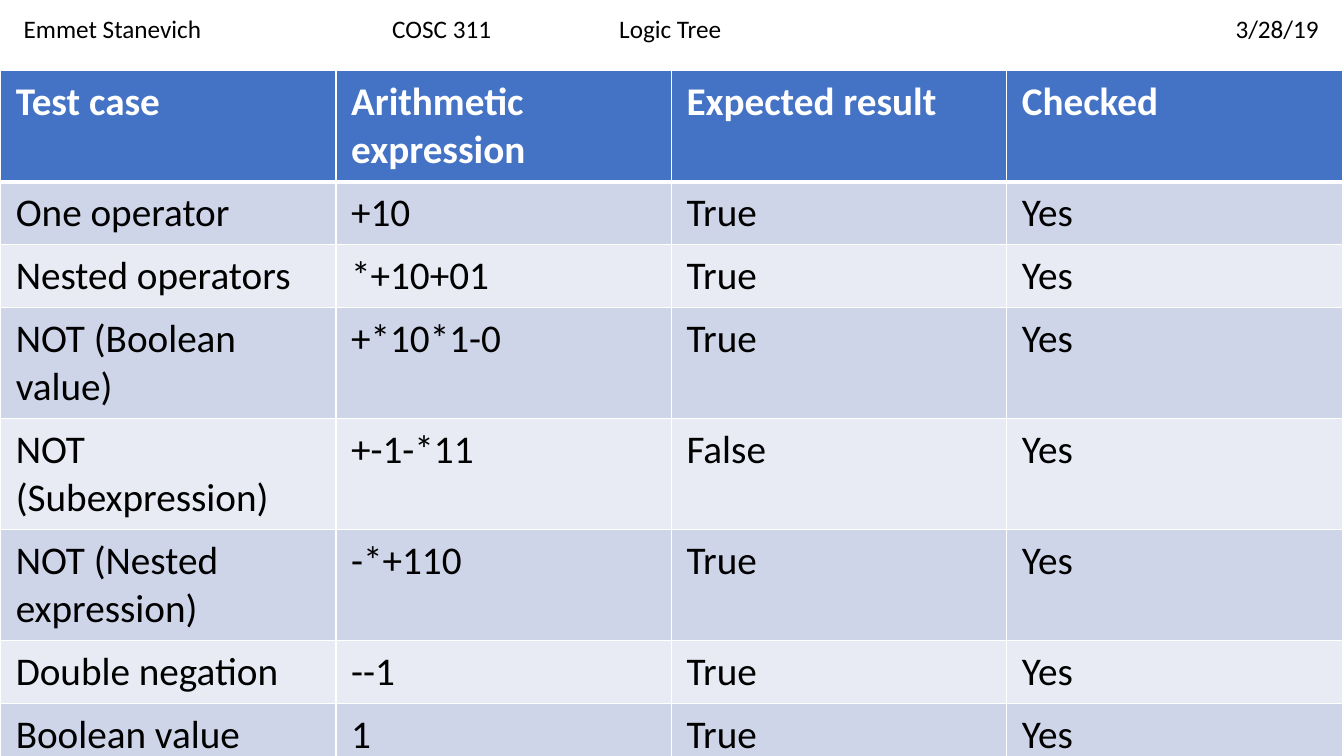
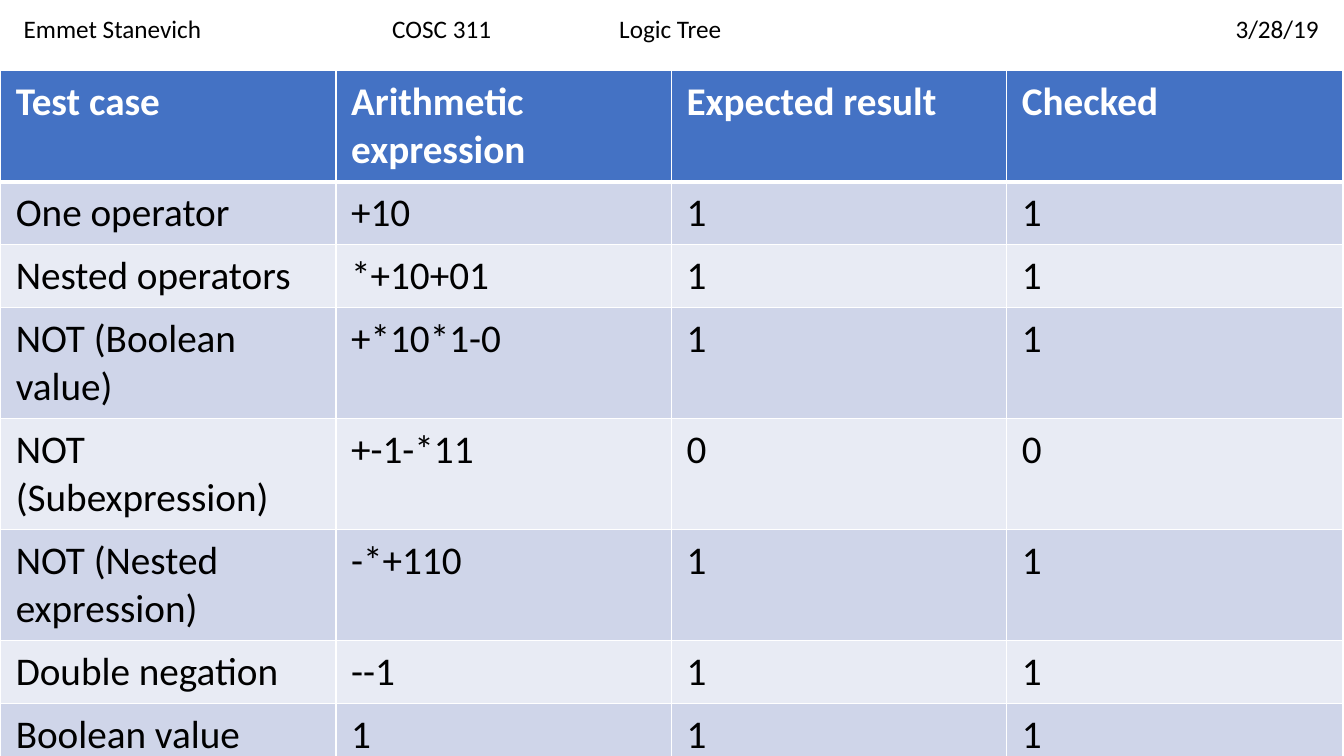
Before and after one commit to BlastoiseBlue/COSC311, a slide deck: slide 1 of emmetExprTree/src/LogicTreeTestPlan.pptx. Drawn at 1344x756 pixels with LibreOffice and Linux fonts; fonts in the diff are those of the drawing. Boxes give left, top, right and bottom in pixels: in the first picture for what was removed or moved away, otherwise in the second. Text is boxed around its words. In the diff, an @@ line names an element or a change of style, - is before the commit and + after.

```diff
--- a/emmetExprTree/src/LogicTreeTestPlan.pptx
+++ b/emmetExprTree/src/LogicTreeTestPlan.pptx
@@ table at (x1=1, y1=71, x2=1344, y2=756) @@
-row 2, column 3: True
+row 2, column 3: 1
-row 2, column 4: Yes
+row 2, column 4: 1
-row 3, column 3: True
+row 3, column 3: 1
-row 3, column 4: Yes
+row 3, column 4: 1
-row 4, column 3: True
+row 4, column 3: 1
-row 4, column 4: Yes
+row 4, column 4: 1
-row 5, column 3: False
+row 5, column 3: 0
-row 5, column 4: Yes
+row 5, column 4: 0
-row 6, column 3: True
+row 6, column 3: 1
-row 6, column 4: Yes
+row 6, column 4: 1
-row 7, column 3: True
+row 7, column 3: 1
-row 7, column 4: Yes
+row 7, column 4: 1
-row 8, column 3: True
+row 8, column 3: 1
-row 8, column 4: Yes
+row 8, column 4: 1
```
Also in this commit, not shown: 1 slide added, 1 other file.
